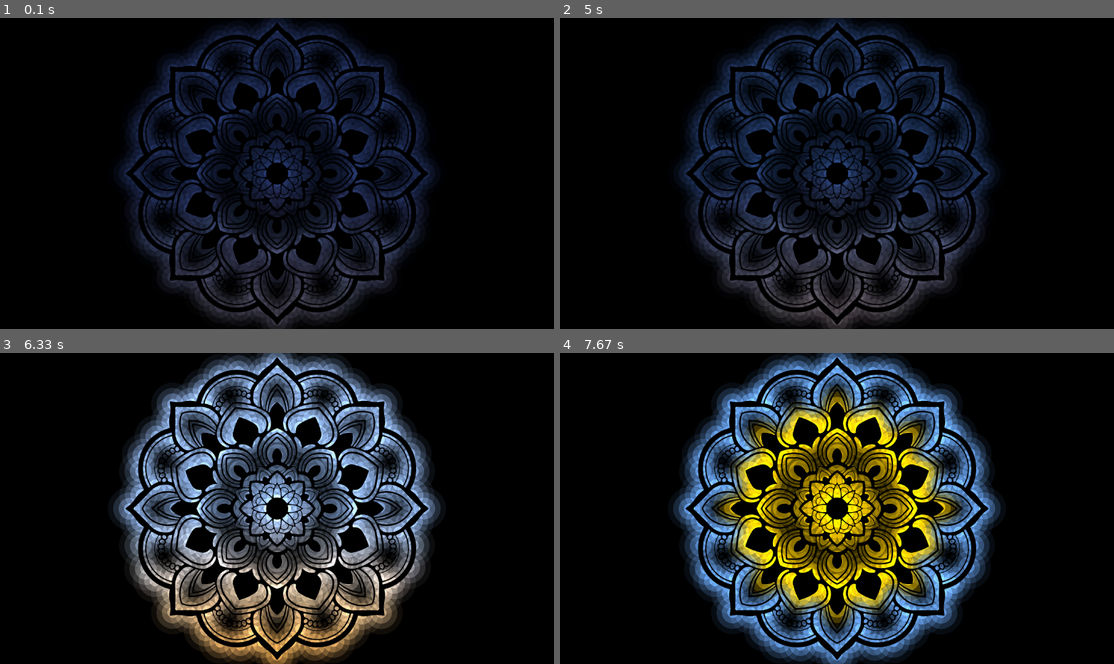
Above: before the commit, frames 1-4 (two rows, left to right).
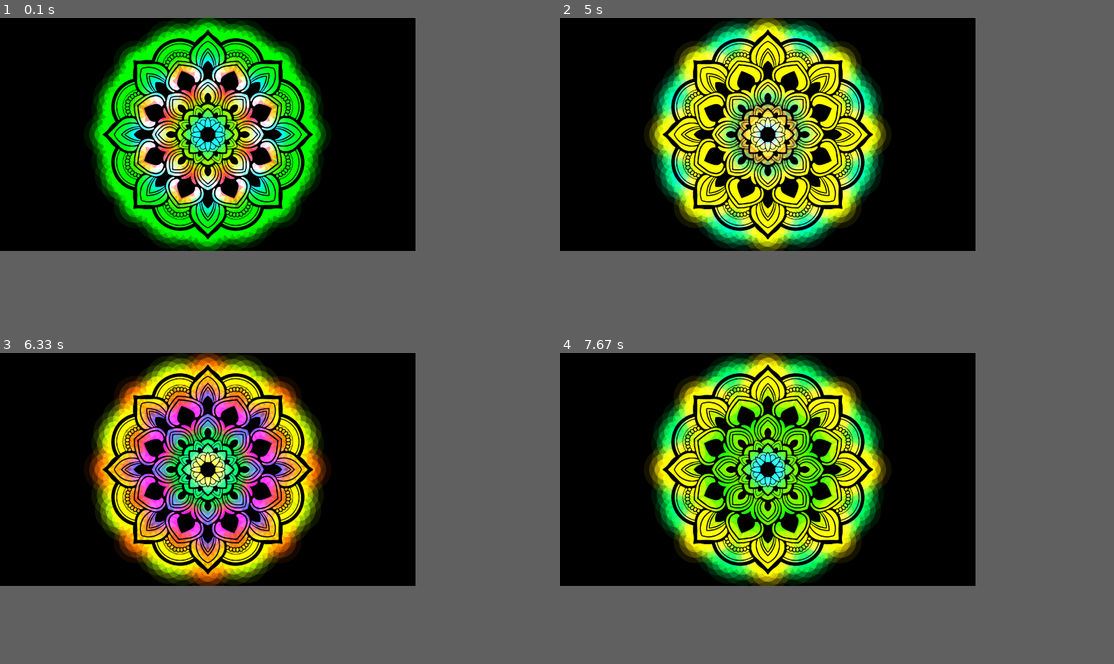
Above: after the commit, the same moments.

Repository: Tonnanto/hot-mandala
Game: pygame game, started from run.py
Two runs of this game, one before a commit and one after it. Both use one fixed random seed, a clock stepped at 60 frames per second and the inputs below.
Inputs:
- Up to frame 1 (0.1 s): no input
- Up to frame 2 (5 s): no input
- Up to frame 3 (6.33 s): no input
- Up to frame 4 (7.67 s): no input
In our replay, the window is 900x506 before the commit and 675x379 after it. These sizes can differ from the game's own. Grey fills any space a smaller window leaves; there, only what the larger window draws over its background counts as a difference.

The runs differ from the first frame. In frame 1, 35% of the frame differs, in the area x 16-79%, y 0-100%; in frame 2, 36%; in frame 3, 40%, in the area x 16-80%, y 0-100%; in frame 4, 40%.

Commit message:
optimized for running on tv

Diff:
--- a/modes/leaves_mode.py
+++ b/modes/leaves_mode.py
@@ -10,16 +10,16 @@
     def __init__(self, mandala):
         self.layer_colors = list(map(lambda x: random.random(), mandala.layers))
         self.progress = 0
-        self.animation_speed = 0.005
+        self.animation_speed = 0.0045
         super().__init__()
 
     def tick(self, mandala):
-        self.progress = (self.progress + self.animation_speed) % 1
+        self.progress = self.progress + self.animation_speed
 
         colors = np.zeros((mandala.led_count, 3))
         for index, layer in enumerate(mandala.layers):
             layer_hue = self.layer_colors[index]
-            layer_hue = layer_hue + abs((self.progress + index / 5) % 1 - 0.5)
+            layer_hue = layer_hue + abs((self.progress + index / 5 + (self.progress * index / 10)) % 1 - 0.5)
             for led in layer:
                 colors[led] = rgb_from_hue(layer_hue)
         return colors
--- a/pygame_display.py
+++ b/pygame_display.py
@@ -25,8 +25,8 @@
         self.leds = mandala.leds
         self.colors = self.create_initial_color_list()
         self.prev_colors = np.copy(self.colors)
-        self.window = pg.display.set_mode((width, height), pg.DOUBLEBUF)
-        self.mandala = pg.transform.scale(pg.image.load("mandala.png"), (1400, 1400))
+        self.window = pg.display.set_mode((width, height), pg.FULLSCREEN)
+        self.mandala = pg.transform.scale(pg.image.load("mandala.png"), (self.height * 0.9, self.height * 0.9))
 
     def __iter__(self):
         while True:
@@ -37,8 +37,8 @@
                 for i in range(self.led_count):
                     color = self.colors[i]
                     coords = self.leds[i]
-                    coords = tuple(a * b for a, b in zip(coords, (700, 700)))
-                    coords = tuple(a + b for a, b in zip(coords, (1280, 720)))
+                    coords = tuple(a * b for a, b in zip(coords, (self.height * 0.45, self.height * 0.45)))
+                    coords = tuple(a + b for a, b in zip(coords, (self.width * 0.5, self.height * 0.5)))
                     self.draw_led(coords, color)
 
                 self.draw_mandala()
--- a/run.py
+++ b/run.py
@@ -17,14 +17,14 @@
 
 # Components
 mandala = pygame_mandala
-display = PygameDisplay(2560, 1440, mandala)
+display = PygameDisplay(1920, 1080, mandala)
 controller = Controller(display, mandala)
 
 # mode = ColorMode((0, 0, 255))
-# mode = LeavesMode(mandala)
+mode = LeavesMode(mandala)
 # mode = RainbowMode(3)
 # mode = ClockMode()
-mode = DaytimeMode()
+# mode = DaytimeMode()
 
 controller.start()
 controller.set_mode(mode)
